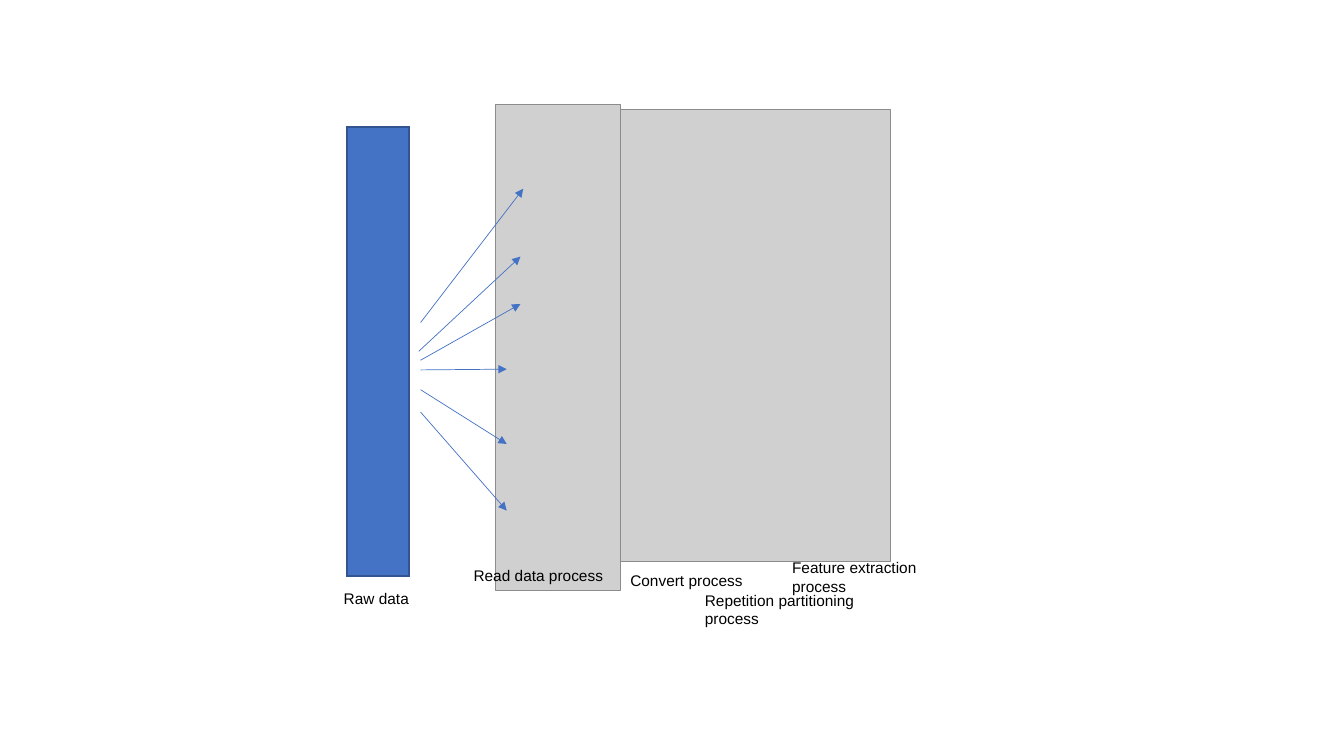
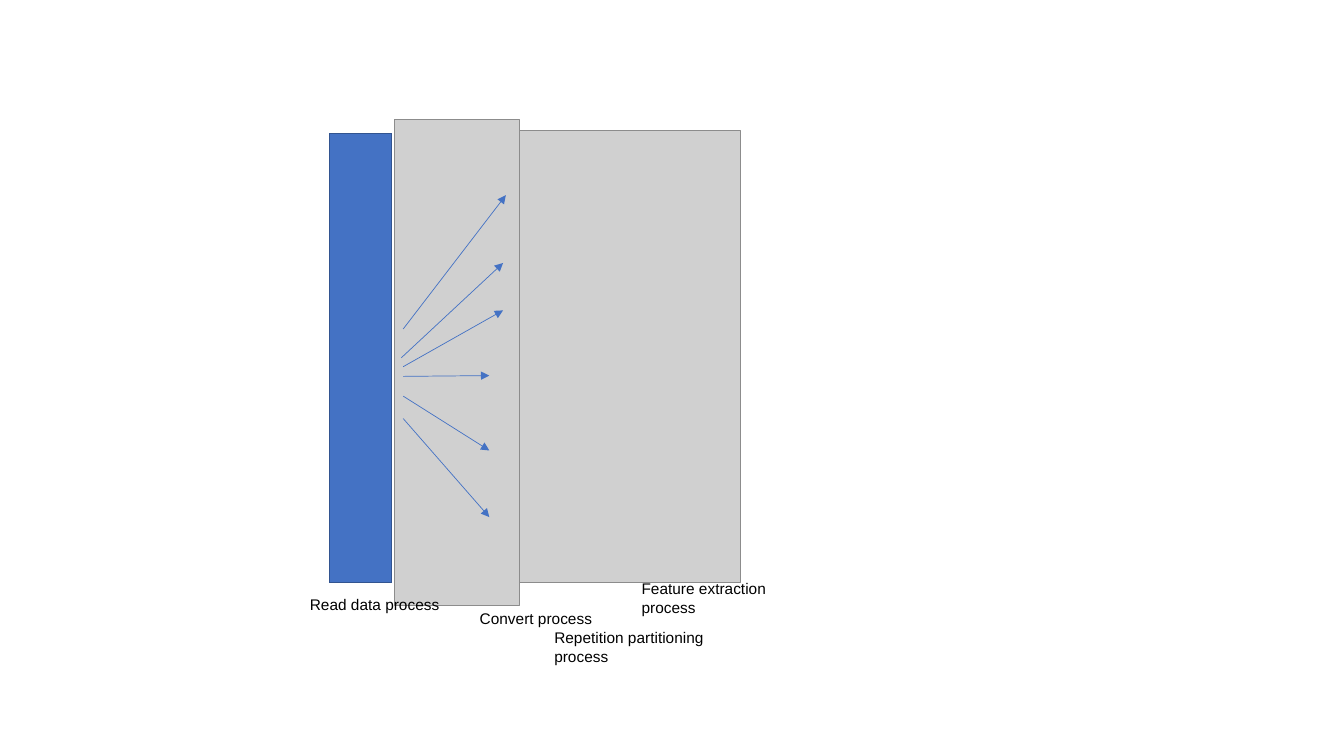
Before and after one commit to a2h1r0/lab, a slide deck: slide 2 of paper/ABC2021BentoChallenge/figures/figures.pptx. Drawn at 1344x756 pixels with LibreOffice and Linux fonts; fonts in the diff are those of the drawing; grey boxes stand for pictures. Boxes give left, top, right and bottom in pixels: in the first picture for what was removed or moved away, otherwise in the second. Text is boxed around its words. In the diff, an @@ line names an element or a change of style, - is before the commit and + after.

```diff
--- a/paper/ABC2021BentoChallenge/figures/figures.pptx
+++ b/paper/ABC2021BentoChallenge/figures/figures.pptx
@@ picture moved from (x1=495, y1=105, x2=620, y2=591) to (x1=394, y1=119, x2=519, y2=605) @@
@@ picture moved from (x1=620, y1=110, x2=890, y2=562) to (x1=470, y1=131, x2=740, y2=583) @@
@@ 6 arrows, 1 rectangle moved together from (x1=347, y1=127, x2=523, y2=576) to (x1=330, y1=133, x2=506, y2=582) @@
@@ text "Read data process" moved from (x1=474, y1=569, x2=603, y2=585) to (x1=310, y1=598, x2=439, y2=614) @@
@@ text removed at (x1=344, y1=593, x2=409, y2=604) @@
-Raw data
@@ text "Feature extraction process" moved from (x1=792, y1=561, x2=917, y2=595) to (x1=642, y1=582, x2=766, y2=616) @@
@@ text "Convert process" moved from (x1=630, y1=575, x2=743, y2=590) to (x1=480, y1=613, x2=592, y2=627) @@
@@ text "Repetition partitioning process" moved from (x1=705, y1=593, x2=854, y2=628) to (x1=554, y1=632, x2=703, y2=665) @@
```
Also in this commit, not shown: 2 other files.
